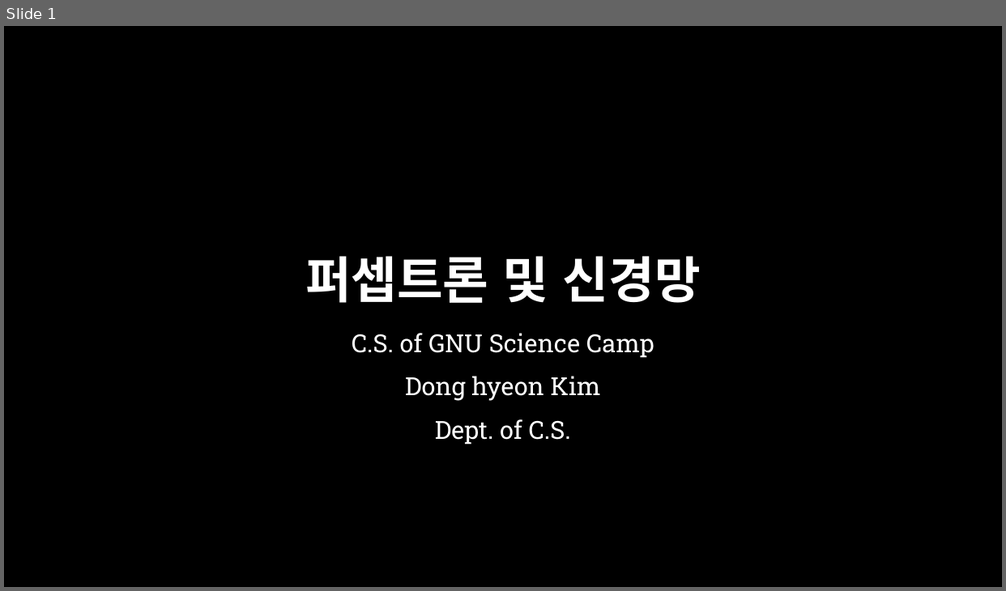
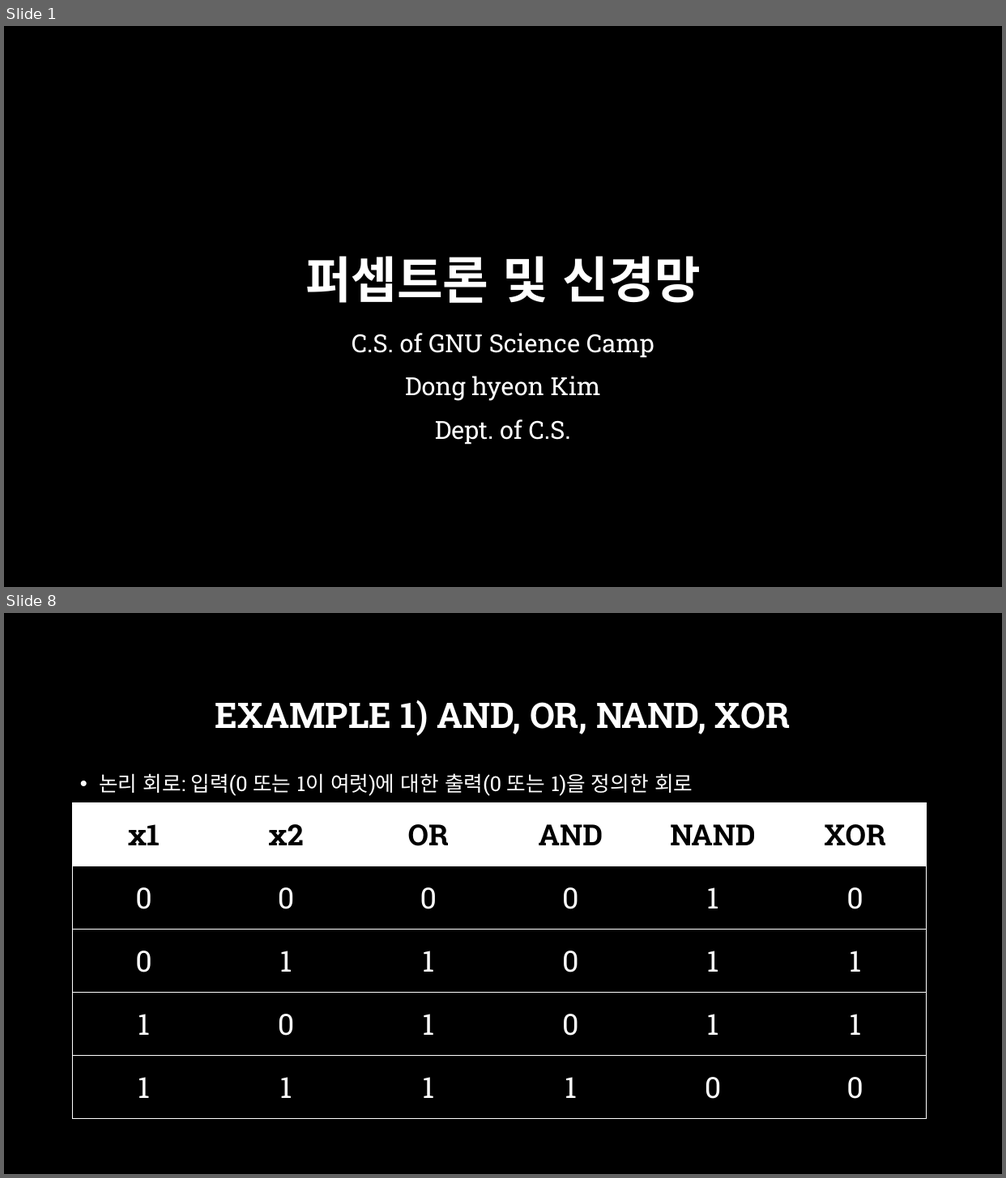
Before and after one commit to across0406/2017-GNU-Science-Camp-of-Computer-Science, a slide deck: ppt/4. 퍼셉트론 및 신경망.pptx. Shown one above the other, each under a label of ours: slide 1 before the commit, slides 1 and 8 after it; the slides between them are not shown. The pictures are 1006x591 and 1006x1178 pixels, drawn with LibreOffice and Linux fonts; fonts in the diff are those of the drawing; background and template pictures are left out. Boxes give left, top, right and bottom in pixels: in the first picture for what was removed or moved away, otherwise in the second. Text is boxed around its words. In the diff, an @@ line names an element or a change of style, - is before the commit and + after.

```diff
--- a/ppt/4. 퍼셉트론 및 신경망.pptx
+++ b/ppt/4. 퍼셉트론 및 신경망.pptx
@@ slide 8 added at (4,613,1002,1174), background picture (left out) @@
@@ title added at (215,700,790,736), 34 pt, text #FFFFFF, bold @@
+EXAMPLE 1) AND, OR, NAND, XOR
@@ text added at (99,773,692,796), 20 pt, text #FFFFFF @@
+• 논리 회로: 입력(0 또는 1이 여럿)에 대한 출력(0 또는 1)을 정의한 회로
@@ table added at (73,803,927,1119), 5 rows, 6 columns @@
+x1 | x2 | OR | AND | NAND | XOR
+0 | 0 | 0 | 0 | 1 | 0
+0 | 1 | 1 | 0 | 1 | 1
+1 | 0 | 1 | 0 | 1 | 1
+1 | 1 | 1 | 1 | 0 | 0
```
Also in this commit, not shown: 3 slides changed, 5 other slides added, 6 other files.
